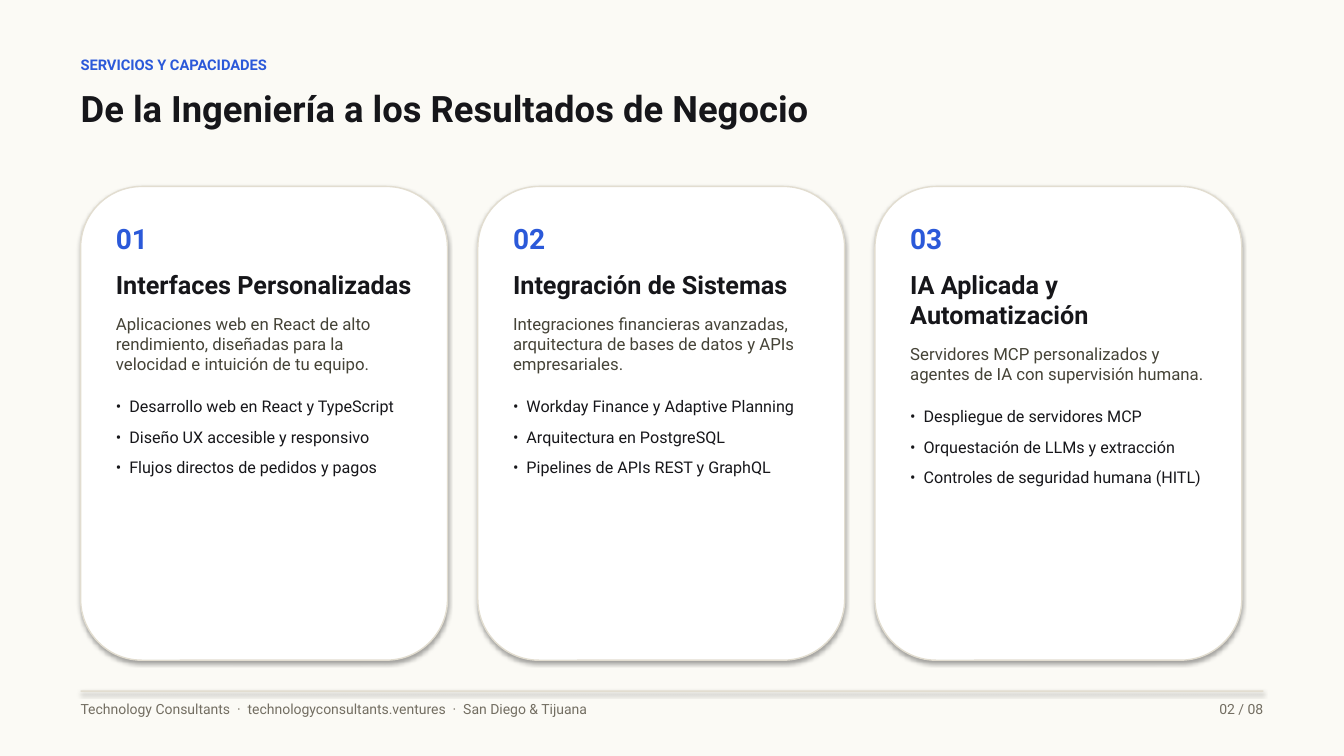
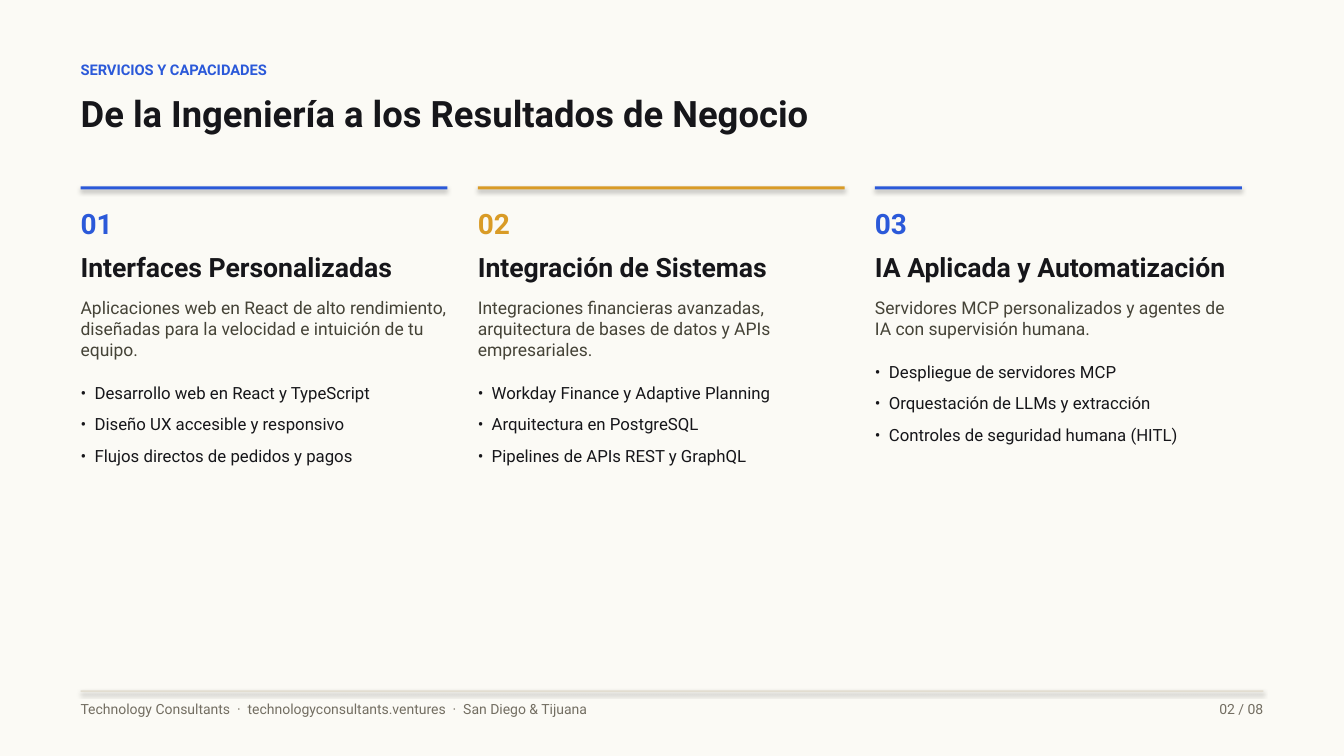
Before and after one commit to rguido198/TechnologyConsultantsVentures, a slide deck: slide 2 of Technology_Consultants_A_Quien_Enviarme_MX.pptx. Drawn at 1344x756 pixels with LibreOffice and Linux fonts; fonts in the diff are those of the drawing. Boxes give left, top, right and bottom in pixels: in the first picture for what was removed or moved away, otherwise in the second. Text is boxed around its words. In the diff, an @@ line names an element or a change of style, - is before the commit and + after.

Commit message:
Eliminate card containers from PPTX decks; switch to canvas-native typography layout with subtle accent line dividers

```diff
--- a/Technology_Consultants_A_Quien_Enviarme_MX.pptx
+++ b/Technology_Consultants_A_Quien_Enviarme_MX.pptx
@@ text "SERVICIOS Y CAPACIDADES": place and size @@
-text "SERVICIOS Y CAPACIDADES" at (81, 59, 267, 70)
+text "SERVICIOS Y CAPACIDADES" at (81, 64, 267, 75)
@@ text "De la Ingeniería a los ...": place and size @@
-text "De la Ingeniería a los ..." at (81, 94, 808, 130)
+text "De la Ingeniería a los ..." at (81, 99, 808, 135)
@@ text "01": place and size @@
-text "01" at (116, 229, 411, 477)
+text "01" at (81, 214, 446, 466)
@@ text "01" at (81, 214, 446, 466): size 18 to 19 pt in "Interfaces Personalizadas"; size 12 to 12.5 pt in "Aplicaciones web en React de alto rendimiento, ..."; size 11.5 to 12 pt in "• Desarrollo web en React y TypeScript", "• Diseño UX accesible y responsivo", "• Flujos directos de pedidos y pagos"; less space between paragraphs @@
@@ rounded rectangle removed at (81, 187, 448, 660) @@
@@ rectangle added at (81, 187, 448, 190), fill #2B59D9 @@
@@ text "02": place and size @@
-text "02" at (513, 229, 794, 477)
+text "02" at (478, 214, 770, 466)
@@ text "02" at (478, 214, 770, 466): text colour #2B59D9 to #D99B26 in "02"; size 18 to 19 pt in "Integración de Sistemas"; size 12 to 12.5 pt in "Integraciones financieras avanzadas, arquitectura de bases d ..."; size 11.5 to 12 pt in "• Workday Finance y Adaptive Planning", "• Arquitectura en PostgreSQL", "• Pipelines de APIs REST y GraphQL"; less space between paragraphs @@
@@ rounded rectangle removed at (478, 187, 845, 660) @@
@@ rectangle added at (478, 187, 845, 190), fill #D99B26 @@
@@ text "03": place and size @@
-text "03" at (910, 229, 1203, 487)
+text "03" at (875, 214, 1225, 445)
@@ text "03" at (875, 214, 1225, 445): size 18 to 19 pt in "IA Aplicada y Automatización"; size 12 to 12.5 pt in "Servidores MCP personalizados y agentes de IA ..."; size 11.5 to 12 pt in "• Despliegue de servidores MCP", "• Orquestación de LLMs y extracción", "• Controles de seguridad humana (HITL)"; less space between paragraphs @@
@@ rounded rectangle removed at (875, 187, 1242, 660) @@
@@ rectangle added at (875, 187, 1242, 190), fill #2B59D9 @@
```
Also in this commit, not shown: 7 other slides changed, 1 other file.
